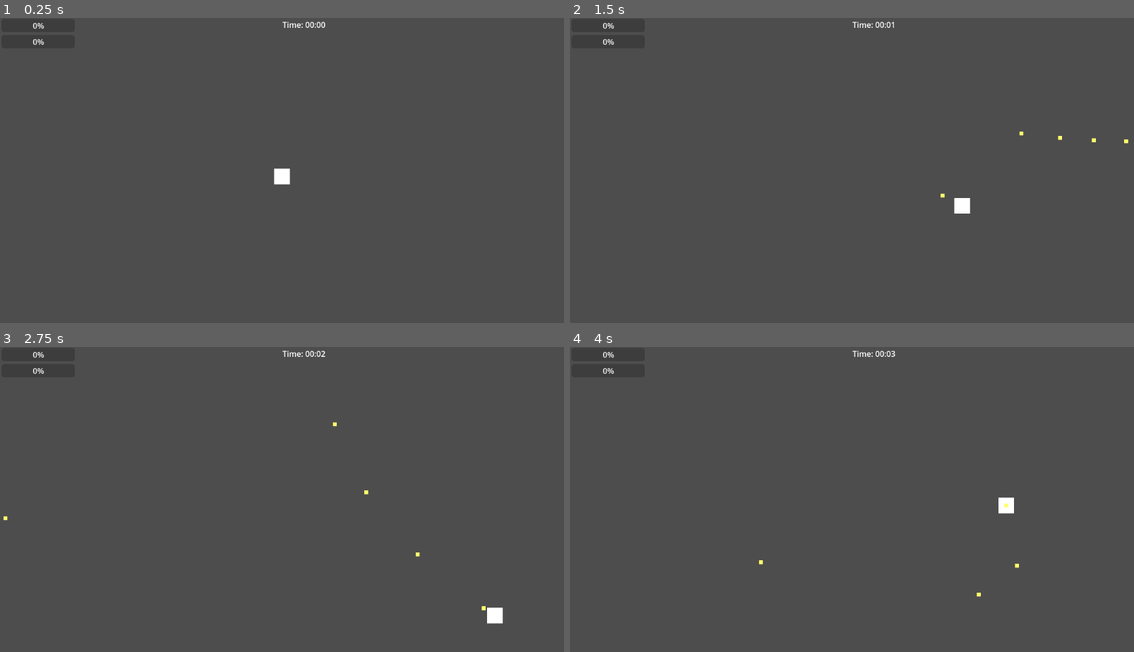
Above: before the commit, frames 1-4 (two rows, left to right).
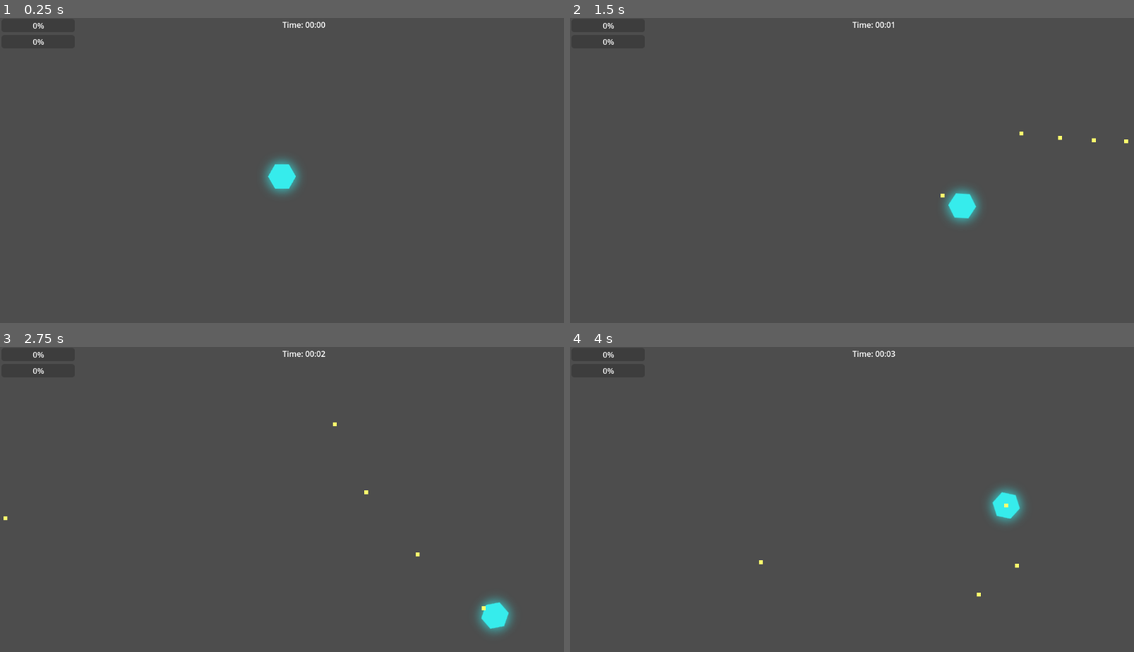
Above: after the commit, the same moments.

Repository: E3-Hub/major-jam-7
Game: Godot game, scene res://scenes/world/main.tscn
The game is run twice, just before and just after one commit, with the same random seed, the same clock (stepped at 60 frames per second) and the same inputs.
Inputs (mouse positions are in pixels of both pictures, inside the frame that each line leads up to):
- Up to frame 1 (0.25 s): no input
- Up to frame 2 (1.5 s): tap Enter at 0.5 s; move the mouse to (976, 161) at 0.52 s; press the mouse at (976, 161) at 0.53 s; hold D (move_right) 0.53-1.28 s; move the mouse to (739, 191) at 1.27 s; release the mouse at (739, 191) at 1.28 s; hold S (move_down) from 1.28 s (still down); click (739, 191) at 1.35 s
- Up to frame 3 (2.75 s): move the mouse to (338, 435) at 2.02 s; release S (move_down) at 2.03 s; press the mouse at (338, 435) at 2.03 s; hold D (move_right) from 2.03 s (still down)
- Up to frame 4 (4 s): move the mouse to (823, 569) at 2.77 s; release D (move_right) at 2.78 s; release the mouse at (823, 569) at 2.78 s; hold W (move_up) 2.78-3.53 s; click (823, 569) at 2.85 s; move the mouse to (1021, 554) at 3.52 s; press the mouse at (1021, 554) at 3.53 s; hold A (move_left) from 3.53 s (still down)

The runs differ from the first frame. In frame 1, 0.6% of the frame differs, in the area x 46-54%, y 46-58%; in frame 2, 0.6%, in the area x 66-73%, y 55-68%; in frame 3, 0.6%; in frame 4, 0.6%.

Commit message:
Add some graphics

Diff:
--- a/scenes/enemies/shooting_enemy.tscn
+++ b/scenes/enemies/shooting_enemy.tscn
@@ -1,28 +1,25 @@
-[gd_scene load_steps=5 format=3 uid="uid://78kvgyiyo5ih"]
+[gd_scene load_steps=6 format=3 uid="uid://78kvgyiyo5ih"]
 
-[ext_resource type="Script" uid="uid://cli6kjrioa6kv" path="res://scripts/systems/health_system.gd" id="1_5ipbc"]
+[ext_resource type="Script" path="res://scripts/systems/health_system.gd" id="1_5ipbc"]
 [ext_resource type="Script" uid="uid://fn25wmrgbm2v" path="res://scripts/enemies/shooting_enemy.gd" id="1_l333l"]
 [ext_resource type="PackedScene" uid="uid://cgxuk2rbjvolx" path="res://scenes/enemies/enemy_bullet.tscn" id="2_qgynv"]
+[ext_resource type="Texture2D" uid="uid://cii7dqbxbrkds" path="res://assets/enemies/shooting_enemy.png" id="4_lq5po"]
 
-[sub_resource type="RectangleShape2D" id="RectangleShape2D_oulyw"]
-size = Vector2(24, 24)
+[sub_resource type="CircleShape2D" id="CircleShape2D_lq5po"]
+radius = 17.0
 
 [node name="ShootingEnemy" type="CharacterBody2D"]
 script = ExtResource("1_l333l")
 bullet_scene = ExtResource("2_qgynv")
 
 [node name="CollisionShape2D" type="CollisionShape2D" parent="."]
-shape = SubResource("RectangleShape2D_oulyw")
-
-[node name="ColorRect" type="ColorRect" parent="."]
-offset_left = -12.0
-offset_top = -12.0
-offset_right = 12.0
-offset_bottom = 12.0
-color = Color(0.82045, 0, 0.0800869, 1)
+shape = SubResource("CircleShape2D_lq5po")
 
 [node name="HealthSystem" type="Node" parent="."]
 script = ExtResource("1_5ipbc")
 metadata/_custom_type_script = "uid://cli6kjrioa6kv"
 
 [node name="ShootTimer" type="Timer" parent="."]
+
+[node name="Sprite2D" type="Sprite2D" parent="."]
+texture = ExtResource("4_lq5po")
--- a/scenes/player/player.tscn
+++ b/scenes/player/player.tscn
@@ -1,12 +1,13 @@
-[gd_scene load_steps=6 format=3 uid="uid://btwd2fqncuir3"]
+[gd_scene load_steps=7 format=3 uid="uid://btwd2fqncuir3"]
 
-[ext_resource type="Script" uid="uid://cli6kjrioa6kv" path="res://scripts/systems/health_system.gd" id="1_8afob"]
+[ext_resource type="Script" path="res://scripts/systems/health_system.gd" id="1_8afob"]
 [ext_resource type="Script" uid="uid://cnq7fdbs1ek4g" path="res://scripts/player/player.gd" id="1_gmlin"]
-[ext_resource type="Script" uid="uid://c3tlime6b2vap" path="res://scripts/systems/experience_system.gd" id="2_dovo2"]
+[ext_resource type="Script" path="res://scripts/systems/experience_system.gd" id="2_dovo2"]
 [ext_resource type="PackedScene" uid="uid://s0kxug1tajl2" path="res://scenes/player/player_bullet.tscn" id="2_lvxji"]
+[ext_resource type="Texture2D" uid="uid://dpu802deiywy" path="res://assets/player/player.png" id="3_p47bc"]
 
-[sub_resource type="RectangleShape2D" id="RectangleShape2D_x7p2l"]
-size = Vector2(32, 32)
+[sub_resource type="CircleShape2D" id="CircleShape2D_75vfm"]
+radius = 24.0
 
 [node name="Player" type="CharacterBody2D" groups=["player"]]
 script = ExtResource("1_gmlin")
@@ -14,8 +15,11 @@
 
 [node name="ShootTimer" type="Timer" parent="."]
 
+[node name="Sprite2D" type="Sprite2D" parent="."]
+texture = ExtResource("3_p47bc")
+
 [node name="CollisionShape2D" type="CollisionShape2D" parent="."]
-shape = SubResource("RectangleShape2D_x7p2l")
+shape = SubResource("CircleShape2D_75vfm")
 
 [node name="HealthSystem" type="Node" parent="."]
 script = ExtResource("1_8afob")
@@ -24,9 +28,3 @@
 [node name="ExperienceSystem" type="Node" parent="."]
 script = ExtResource("2_dovo2")
 metadata/_custom_type_script = "uid://c3tlime6b2vap"
-
-[node name="ColorRect" type="ColorRect" parent="."]
-offset_left = -16.0
-offset_top = -16.0
-offset_right = 16.0
-offset_bottom = 16.0
--- a/scripts/enemies/shooting_enemy.gd
+++ b/scripts/enemies/shooting_enemy.gd
@@ -23,6 +23,10 @@
 
 	var distance_to_player = global_position.distance_to(player.global_position)
 
+	# Rotate toward player
+	var direction_to_player = (player.global_position - global_position).normalized()
+	rotation = direction_to_player.angle() + PI / 2
+
 	# Move towards player if too far, but stop at a certain distance
 	if distance_to_player > stop_distance:
 		move_towards_player(delta)
--- a/scripts/player/player.gd
+++ b/scripts/player/player.gd
@@ -29,6 +29,7 @@
 
 func _physics_process(delta):
 	handle_movement()
+	handle_rotation()
 	handle_shooting()
 
 func handle_movement():
@@ -45,6 +46,11 @@
 
 	velocity = input_vector.normalized() * speed
 	move_and_slide()
+
+func handle_rotation():
+	var mouse_pos = get_global_mouse_position()
+	var direction_to_mouse = (mouse_pos - global_position).normalized()
+	rotation = direction_to_mouse.angle() + PI / 2
 
 func handle_shooting():
 	if Input.is_action_pressed("shoot") and can_shoot and bullet_scene:
Binary file added: assets/enemies/shooting_enemy.png
Not shown, added: assets/enemies/shooting_enemy.png.import
Binary file added: assets/player/player.png
Not shown, added: assets/player/player.png.import
Not shown, changed: polygon_drawer.html
